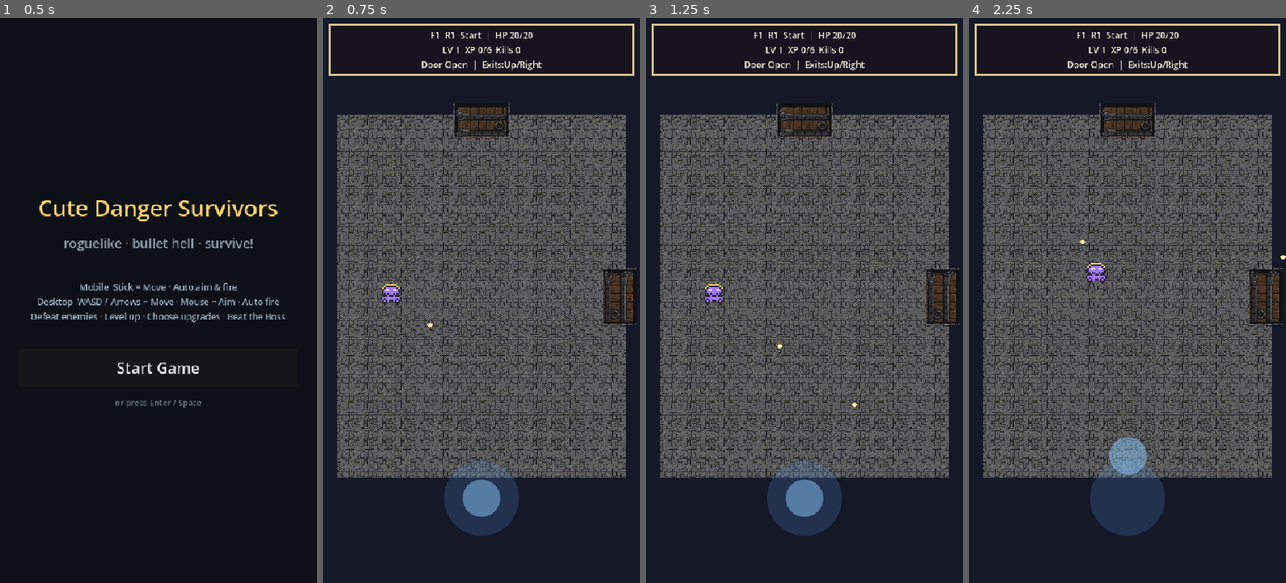
Above: before the commit, frames 1-4 (left to right).
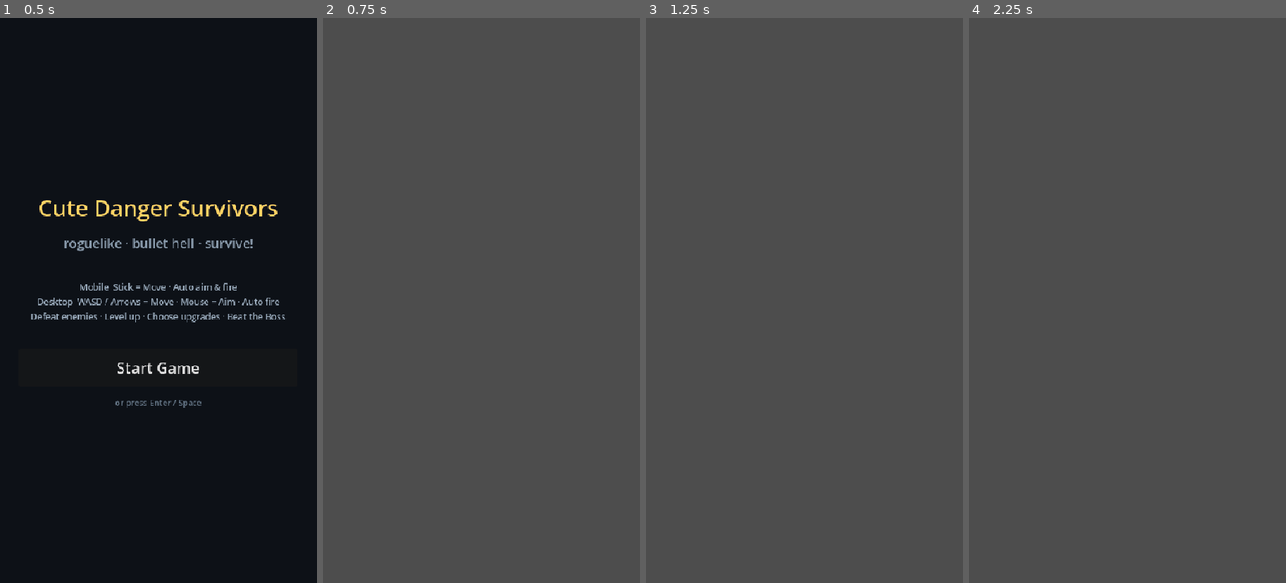
Above: after the commit, the same moments.

Repository: rinn0027-ai/cute-danger-survivors
Game: Godot game, scene res://scenes/StartMenu.tscn
The game is run twice, just before and just after one commit, with the same random seed, the same clock (stepped at 60 frames per second) and the same inputs.
Inputs (mouse positions are in pixels of both pictures, inside the frame that each line leads up to):
- Up to frame 1 (0.5 s): no input
- Up to frame 2 (0.75 s): click "Start Game" at 0.5 s
- Up to frame 3 (1.25 s): no input
- Up to frame 4 (2.25 s): tap Enter at 1.25 s; move the mouse to (1197, 272) at 1.27 s; hold D (move_right) 1.28-2 s; tap 1 at 1.35 s; click (1197, 272) at 1.42 s; tap Space at 1.52 s; drag from (1064, 328) to (1257, 470) at 2.02 s

Frame 1 is identical in both runs. In frame 2, 62% of the frame differs, in the area x 0-100%, y 0-100%; in frame 3, 62%; in frame 4, 62%.
Error after the commit: Parse Error: Cannot infer the type of "has_half" variable because the value doesn't have a set type. (res://scripts/main.gd:1252)

Commit message:
Redesign gameplay HUD

Diff:
--- a/scripts/main.gd
+++ b/scripts/main.gd
@@ -1042,20 +1042,77 @@
 	var stats_panel := PanelContainer.new()
 	stats_panel.name = "StatsPanel"
 	stats_panel.position = Vector2(10, 10)
-	stats_panel.size = Vector2(get_viewport_rect().size.x - 20, 82)
+	stats_panel.size = Vector2(get_viewport_rect().size.x - 20, 94)
 	stats_panel.add_theme_stylebox_override("panel", _make_card_style(Color("#17131f"), Color("#d8c48a"), 3))
 	root.add_child(stats_panel)
-	var stats_label := Label.new()
-	stats_label.name = "Stats"
-	stats_label.add_theme_font_size_override("font_size", 15)
-	stats_label.add_theme_color_override("font_color", Color("#f7f0d8"))
-	stats_label.add_theme_color_override("font_outline_color", Color("#10131f"))
-	stats_label.add_theme_constant_override("outline_size", 3)
-	stats_label.horizontal_alignment = HORIZONTAL_ALIGNMENT_CENTER
-	stats_panel.add_child(stats_label)
+	var hud_box := VBoxContainer.new()
+	hud_box.name = "HudBox"
+	hud_box.size = stats_panel.size - Vector2(24, 16)
+	hud_box.add_theme_constant_override("separation", 6)
+	stats_panel.add_child(hud_box)
+	var top_row := HBoxContainer.new()
+	top_row.name = "TopRow"
+	top_row.add_theme_constant_override("separation", 8)
+	hud_box.add_child(top_row)
+	var hearts := HBoxContainer.new()
+	hearts.name = "Hearts"
+	hearts.custom_minimum_size = Vector2(150, 28)
+	hearts.add_theme_constant_override("separation", 2)
+	hearts.size_flags_horizontal = Control.SIZE_EXPAND_FILL
+	top_row.add_child(hearts)
+	var room_label := Label.new()
+	room_label.name = "RoomInfo"
+	room_label.horizontal_alignment = HORIZONTAL_ALIGNMENT_CENTER
+	room_label.add_theme_font_size_override("font_size", 15)
+	room_label.add_theme_color_override("font_color", Color("#ffd464"))
+	room_label.add_theme_color_override("font_outline_color", Color("#10131f"))
+	room_label.add_theme_constant_override("outline_size", 3)
+	room_label.size_flags_horizontal = Control.SIZE_EXPAND_FILL
+	top_row.add_child(room_label)
+	var level_label := Label.new()
+	level_label.name = "LevelInfo"
+	level_label.horizontal_alignment = HORIZONTAL_ALIGNMENT_RIGHT
+	level_label.add_theme_font_size_override("font_size", 15)
+	level_label.add_theme_color_override("font_color", Color("#78ffe1"))
+	level_label.add_theme_color_override("font_outline_color", Color("#10131f"))
+	level_label.add_theme_constant_override("outline_size", 3)
+	level_label.size_flags_horizontal = Control.SIZE_EXPAND_FILL
+	top_row.add_child(level_label)
+	var bottom_row := HBoxContainer.new()
+	bottom_row.name = "BottomRow"
+	bottom_row.add_theme_constant_override("separation", 8)
+	hud_box.add_child(bottom_row)
+	var xp_bar := ProgressBar.new()
+	xp_bar.name = "XPBar"
+	xp_bar.min_value = 0
+	xp_bar.max_value = 100
+	xp_bar.value = 0
+	xp_bar.show_percentage = false
+	xp_bar.custom_minimum_size = Vector2(170, 18)
+	xp_bar.size_flags_horizontal = Control.SIZE_EXPAND_FILL
+	xp_bar.add_theme_stylebox_override("background", _make_card_style(Color("#242a3a"), Color("#10131f"), 2))
+	xp_bar.add_theme_stylebox_override("fill", _make_card_style(Color("#5fc7e8"), Color("#5fc7e8"), 0))
+	bottom_row.add_child(xp_bar)
+	var xp_label := Label.new()
+	xp_label.name = "XPInfo"
+	xp_label.add_theme_font_size_override("font_size", 13)
+	xp_label.add_theme_color_override("font_color", Color("#cfefff"))
+	xp_label.add_theme_color_override("font_outline_color", Color("#10131f"))
+	xp_label.add_theme_constant_override("outline_size", 2)
+	xp_label.custom_minimum_size = Vector2(74, 18)
+	bottom_row.add_child(xp_label)
+	var state_label := Label.new()
+	state_label.name = "StateInfo"
+	state_label.horizontal_alignment = HORIZONTAL_ALIGNMENT_RIGHT
+	state_label.add_theme_font_size_override("font_size", 13)
+	state_label.add_theme_color_override("font_color", Color("#f7f0d8"))
+	state_label.add_theme_color_override("font_outline_color", Color("#10131f"))
+	state_label.add_theme_constant_override("outline_size", 2)
+	state_label.size_flags_horizontal = Control.SIZE_EXPAND_FILL
+	bottom_row.add_child(state_label)
 	boss_panel = PanelContainer.new()
 	boss_panel.name = "BossPanel"
-	boss_panel.position = Vector2(18, 96)
+	boss_panel.position = Vector2(18, 112)
 	boss_panel.size = Vector2(get_viewport_rect().size.x - 36, 58)
 	boss_panel.visible = false
 	boss_panel.add_theme_stylebox_override("panel", _make_card_style(Color("#241521"), Color("#ff6f7d"), 3))
@@ -1097,9 +1154,12 @@
 	var stats_panel := root.get_node_or_null("StatsPanel") as PanelContainer
 	if stats_panel != null:
 		stats_panel.position = Vector2(10, 10)
-		stats_panel.size = Vector2(vp_size.x - 20, 82)
+		stats_panel.size = Vector2(vp_size.x - 20, 94)
+		var hud_box := stats_panel.get_node_or_null("HudBox") as VBoxContainer
+		if hud_box != null:
+			hud_box.size = stats_panel.size - Vector2(24, 16)
 	if boss_panel != null:
-		boss_panel.position = Vector2(18, 96)
+		boss_panel.position = Vector2(18, 112)
 		boss_panel.size = Vector2(vp_size.x - 36, 58)
 		var boss_box := boss_panel.get_node_or_null("BossBox") as VBoxContainer
 		if boss_box != null:
@@ -1166,22 +1226,68 @@
 	return shade
 
 func _update_hud() -> void:
-	var stats_label: Label = hud.get_node("HUDRoot/StatsPanel/Stats")
-	var door_text := "Door Open" if room_cleared else "Clear Room"
-	stats_label.text = "F%d  R%d  %s  |  HP %d/%d\nLV %d  XP %d/%d  Kills %d\n%s  |  %s" % [
-		floor_number,
-		room_number,
-		_room_type_name(dungeon.get(current_room, "normal")),
-		player.health,
-		player.max_health,
-		level,
-		xp,
-		xp_to_next,
-		kills,
-		door_text,
-		_minimap_summary()
+	var root := hud.get_node("HUDRoot/StatsPanel/HudBox")
+	_update_hearts(root.get_node("TopRow/Hearts"))
+	var room_label: Label = root.get_node("TopRow/RoomInfo")
+	room_label.text = "F%d  R%d  %s" % [
+		floor_number, room_number, _room_type_name(dungeon.get(current_room, "normal"))
 	]
+	var level_label: Label = root.get_node("TopRow/LevelInfo")
+	level_label.text = "LV %d" % level
+	var xp_bar: ProgressBar = root.get_node("BottomRow/XPBar")
+	xp_bar.max_value = xp_to_next
+	xp_bar.value = xp
+	var xp_label: Label = root.get_node("BottomRow/XPInfo")
+	xp_label.text = "XP %d/%d" % [xp, xp_to_next]
+	var state_label: Label = root.get_node("BottomRow/StateInfo")
+	var door_text := "OPEN" if room_cleared else "LOCKED"
+	state_label.text = "%s  K %d" % [door_text, kills]
 	_update_boss_bar()
+
+func _update_hearts(hearts: HBoxContainer) -> void:
+	for child in hearts.get_children():
+		child.queue_free()
+	var max_units := int(ceil(float(player.max_health) / 2.0))
+	var full_units := int(player.health / 2)
+	var has_half := player.health % 2 == 1
+	var shown_units := mini(max_units, 10)
+	for i in range(shown_units):
+		var heart := TextureRect.new()
+		heart.texture = _make_heart_texture("full" if i < full_units else "half" if i == full_units and has_half else "empty")
+		heart.custom_minimum_size = Vector2(22, 22)
+		heart.expand_mode = TextureRect.EXPAND_FIT_WIDTH_PROPORTIONAL
+		heart.stretch_mode = TextureRect.STRETCH_KEEP_ASPECT_CENTERED
+		hearts.add_child(heart)
+	if max_units > shown_units:
+		var extra := Label.new()
+		extra.text = "+%d" % (max_units - shown_units)
+		extra.add_theme_font_size_override("font_size", 12)
+		extra.add_theme_color_override("font_color", Color("#ffd1dc"))
+		extra.add_theme_color_override("font_outline_color", Color("#10131f"))
+		extra.add_theme_constant_override("outline_size", 2)
+		hearts.add_child(extra)
+
+func _make_heart_texture(state: String) -> Texture2D:
+	var red := Color("#ff4d6d")
+	var dark := Color("#4a2530")
+	var shine := Color("#fff0f0")
+	var empty := Color("#2d2631")
+	var fill := red if state == "full" else dark if state == "half" else empty
+	var right := red if state == "full" else empty
+	return _make_pixel_texture([
+		"................",
+		"...oo....oo.....",
+		"..oAAo..oBBo....",
+		".oAAAAooBBBBo...",
+		".oAAAAAABBBBo...",
+		"..oAAAABBBBo....",
+		"...oAABBBBo.....",
+		"....oABBBo......",
+		".....oBBo.......",
+		"......oo........",
+		"................",
+		"................"
+	], {"o": Color("#10131f"), "A": fill, "B": right, "s": shine})
 
 func _update_boss_bar() -> void:
 	if boss_panel == null:
